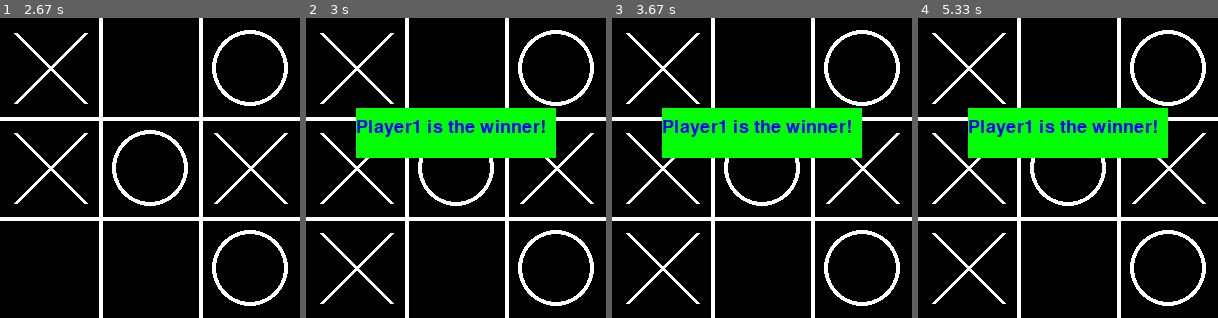
Above: before the commit, frames 1-4 (left to right).
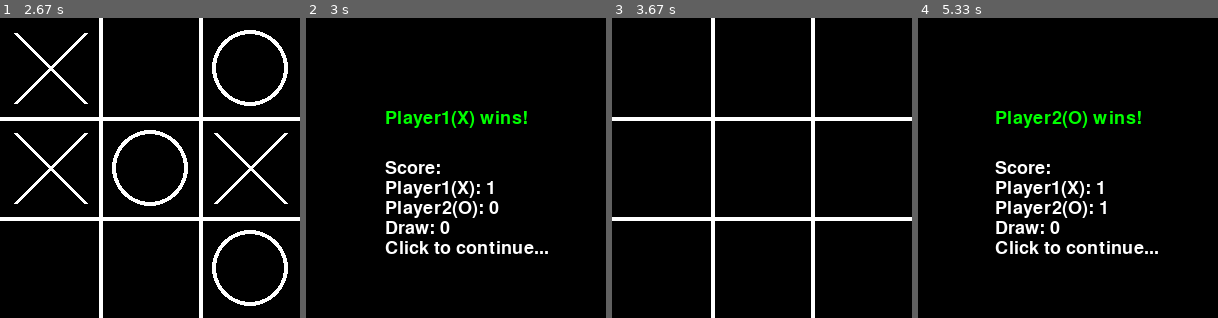
Above: after the commit, the same moments.

Repository: wjc1512/tic-tac-toe-pygame
Game: pygame game, started from main.py
Two runs of this game, one before a commit and one after it. Both use one fixed random seed, a clock stepped at 60 frames per second and the inputs below.
Inputs (mouse positions are in pixels of both pictures, inside the frame that each line leads up to):
- Up to frame 1 (2.67 s): press the mouse at (150, 186) at 0.37 s; move the mouse to (114, 177) at 0.47 s; release the mouse at (78, 171) at 0.6 s; press the mouse at (150, 186) at 0.7 s; move the mouse to (204, 231) at 0.8 s; release the mouse at (258, 273) at 0.93 s; click (72, 57) at 1.05 s; click (153, 198) at 1.38 s; press the mouse at (153, 198) at 1.7 s; move the mouse to (192, 171) at 1.8 s; release the mouse at (228, 141) at 1.93 s; click (213, 114) at 2.55 s
- Up to frame 2 (3 s): click (384, 219) at 2.88 s
- Up to frame 3 (3.67 s): press the mouse at (690, 219) at 3.2 s; move the mouse to (693, 180) at 3.3 s; release the mouse at (696, 144) at 3.43 s; press the mouse at (690, 219) at 3.53 s; move the mouse to (696, 204) at 3.63 s
- Up to frame 4 (5.33 s): release the mouse at (1008, 192) at 3.77 s; press the mouse at (996, 219) at 3.87 s; move the mouse to (1080, 231) at 3.97 s; release the mouse at (1161, 240) at 4.1 s; press the mouse at (996, 219) at 4.2 s; move the mouse to (1023, 147) at 4.3 s; release the mouse at (1050, 78) at 4.43 s; press the mouse at (996, 219) at 4.53 s; move the mouse to (996, 219) at 4.63 s; release the mouse at (993, 219) at 4.77 s; press the mouse at (996, 219) at 4.87 s; move the mouse to (978, 168) at 4.97 s; release the mouse at (957, 114) at 5.1 s; click (1035, 258) at 5.22 s

Frame 1 is identical in both runs. In frame 2, 22% of the frame differs, in the area x 0-100%, y 0-100%; in frame 3, 16%; in frame 4, 22%.

Commit message:
first commit

Diff:
--- a/main.py
+++ b/main.py
@@ -16,6 +16,9 @@
 pos = []
 board = [[0,0,0],[0,0,0],[0,0,0]]
 players_list = [1,2]
+player1_win_counter = 0
+player2_win_counter = 0
+tie_counter = 0
 
 #define color variables
 WHITE = (255,255,255)
@@ -27,35 +30,84 @@
 pygame.display.set_caption("TicTacToe")
 
 def main():
+    global winner
+    global draw_counter
+    global game_over
+    global pos
+    global board
+    global players_list
+    global player1_win_counter
+    global player2_win_counter
+    global tie_counter
+
     clock = pygame.time.Clock()
     run = True
     clicked = False
+    next_round = False
     while run:
-        clock.tick(FPS)
-        draw_window()
-        draw_board()
-        for event in pygame.event.get():
-            if event.type == pygame.QUIT:
-                run = False
-            if game_over == 0:
-                if event.type == pygame.MOUSEBUTTONDOWN and clicked == False:
-                    clicked = True
-                if event.type == pygame.MOUSEBUTTONUP and clicked == True:
-                    clicked = False
-                    pos = pygame.mouse.get_pos()
-                    cell_x = pos[0]
-                    cell_y = pos[1]
-                    if board[cell_x // 100][cell_y // 100] == 0:
-                        current_player = players_list[0]
-                        players_list.append(players_list.pop(0))
-                        board[cell_x // 100][cell_y // 100] = current_player
-                        check_winner(current_player)
-        if game_over == True:
-            display_winner(winner)
-        if draw_counter == 9:
-            display_draw()
+        if next_round == False:
+            clock.tick(FPS)
+            draw_window()
+            for event in pygame.event.get():
+                if event.type == pygame.QUIT:
+                    run = False
+                if game_over == 0:
+                    if event.type == pygame.MOUSEBUTTONDOWN and clicked == False:
+                        clicked = True
+                    if event.type == pygame.MOUSEBUTTONUP and clicked == True:
+                        clicked = False
+                        pos = pygame.mouse.get_pos()
+                        cell_x = pos[0]
+                        cell_y = pos[1]
+                        if board[cell_x // 100][cell_y // 100] == 0:
+                            current_player = players_list[0]
+                            players_list.append(players_list.pop(0))
+                            board[cell_x // 100][cell_y // 100] = current_player
+                            check_winner(current_player)
+            draw_board()
+            if game_over == True:
+                if winner == 1:
+                    player1_win_counter += 1
+                else:
+                    player2_win_counter += 1
+                while next_round == False:
+                    display_winner(winner)
+                    for event in pygame.event.get():
+                        if event.type == pygame.QUIT:
+                            pygame.quit()
+                        if event.type == pygame.MOUSEBUTTONDOWN and clicked == False:
+                            clicked = True
+                        if event.type == pygame.MOUSEBUTTONUP and clicked == True:
+                            clicked = False
+                            next_round = True
+                    pygame.display.update()
+
+            elif draw_counter == 9:
+                tie_counter += 1
+                while next_round == False:
+                    display_draw()
+                    for event in pygame.event.get():
+                        if event.type == pygame.QUIT:
+                            pygame.quit()
+                        if event.type == pygame.MOUSEBUTTONDOWN and clicked == False:
+                            clicked = True
+                        if event.type == pygame.MOUSEBUTTONUP and clicked == True:
+                            clicked = False
+                            next_round = True
+                    pygame.display.update()
+        else:
+            winner = 0
+            draw_counter = 0
+            game_over = False
+            pos = []
+            board = [[0,0,0],[0,0,0],[0,0,0]]
+            players_list = [1,2]
+
+            next_round = False
+            WIN.fill(WHITE)
         pygame.display.update()
     pygame.quit()
+
 
 def draw_window():
     WIN.fill(BLACK)
@@ -108,17 +160,32 @@
     draw_counter += 1
 
 def display_winner(winner):
-    win_text = f"Player{winner} is the winner!"
-    win_img = font.render(win_text, True, BLUE)
-    pygame.draw.rect(WIN, GREEN, (WIDTH // 2 - 100, HEIGHT // 2 - 60, 200 ,50))
-    WIN.blit(win_img, (WIDTH // 2 - 100, HEIGHT // 2 - 50))
+    if winner == 1:
+        sym = "X"
+    else:
+        sym = "O"
+    text = f"Player{winner}({sym}) wins!"
+    display_score(text, GREEN)
 
 #draw-outcome condition
 def display_draw():
-    draw_text = f"It's a draw!"
-    draw_img = font.render(draw_text, True, BLUE)
-    pygame.draw.rect(WIN, GREEN, (WIDTH // 2 - 100, HEIGHT // 2 - 60, 200 ,50))
-    WIN.blit(draw_img, (WIDTH // 2 - 100, HEIGHT // 2 - 50))
+    text = f"It's a draw!"
+    display_score(text, WHITE)
+
+def display_score(txt, color):
+    global player1_win_counter
+    global player2_win_counter
+    global tie_counter
+
+    WIN.fill(BLACK)
+    text = font.render(txt, True, color)
+    text_rect = text.get_rect(center=(WIDTH/2, 100))
+    WIN.blit(text, text_rect)
+    WIN.blit(font.render("Score:", True, WHITE), text.get_rect(center=(WIDTH/2,150)))
+    WIN.blit(font.render(f"Player1(X): {player1_win_counter}", True, WHITE), text.get_rect(center=(WIDTH/2,170)))
+    WIN.blit(font.render(f"Player2(O): {player2_win_counter}", True, WHITE), text.get_rect(center=(WIDTH/2,190)))
+    WIN.blit(font.render(f"Draw: {tie_counter}", True, WHITE), text.get_rect(center=(WIDTH/2, 210)))
+    WIN.blit(font.render(f"Click to continue...", True, WHITE), text.get_rect(center=(WIDTH/2, 230)))
 
 if __name__ == "__main__":
     main()
